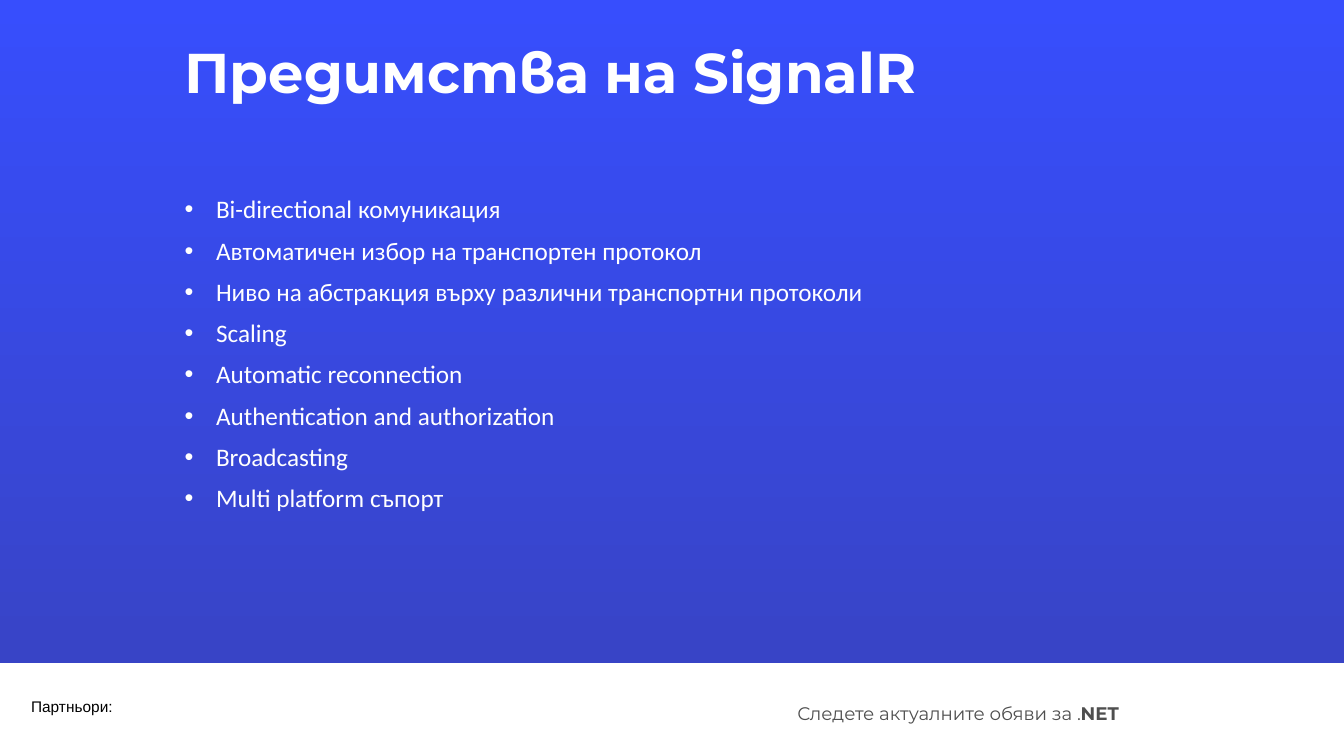
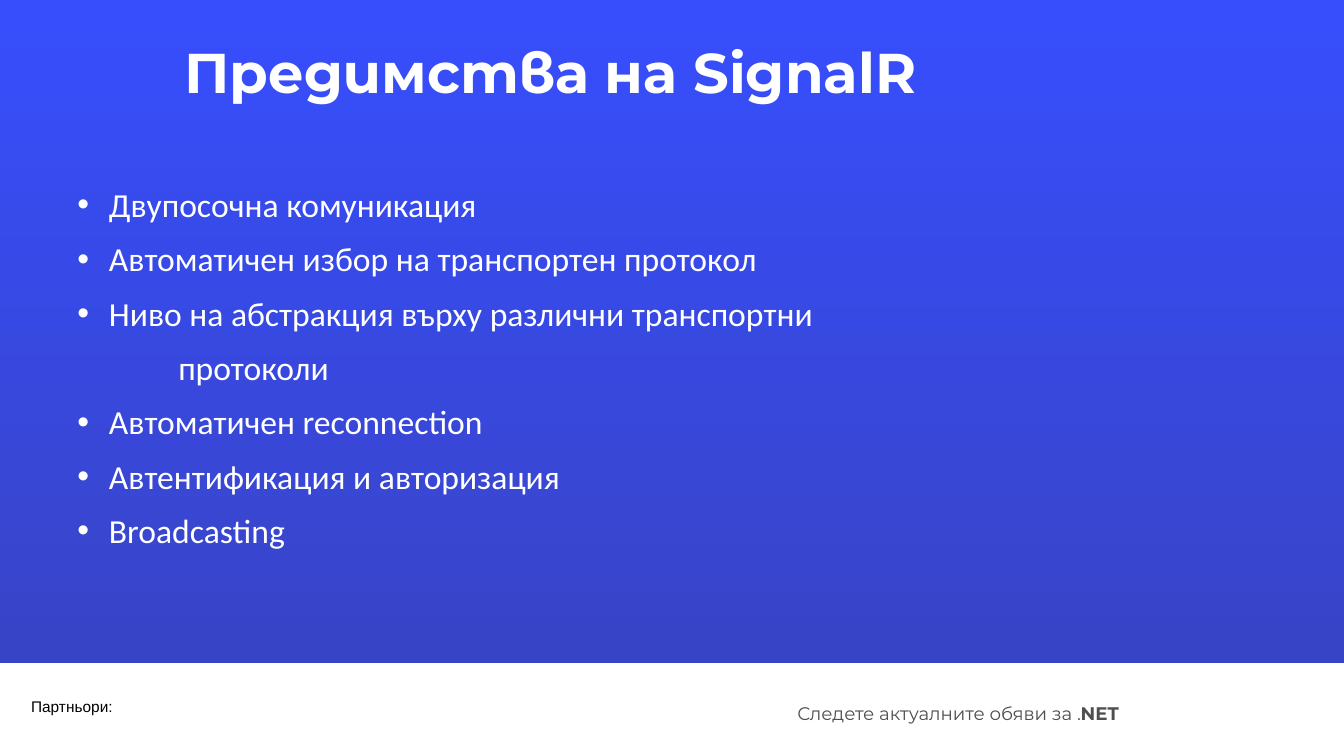
Before and after one commit to HristinaDAIS/SignalRDemo, a slide deck: slide 7 of SignalRPresentation/NET_May 2024.pptx (slide 6 before the commit). Drawn at 1344x756 pixels with LibreOffice and Linux fonts; fonts in the diff are those of the drawing; background and template pictures are left out. Boxes give left, top, right and bottom in pixels: in the first picture for what was removed or moved away, otherwise in the second. Text is boxed around its words. In the diff, an @@ line names an element or a change of style, - is before the commit and + after.

```diff
--- a/SignalRPresentation/NET_May 2024.pptx
+++ b/SignalRPresentation/NET_May 2024.pptx
@@ text "Двупосочна комуникация": place and size @@
-text "Двупосочна комуникация" at bbox=[216, 200, 862, 511]
+text "Двупосочна комуникация" at bbox=[109, 195, 813, 549]
@@ text at bbox=[109, 195, 476, 223]: text changed; size 18 to 24 pt @@
-• Bi-directional комуникация
+• Двупосочна комуникация
@@ text at bbox=[109, 248, 756, 549]: size 18 to 24 pt in "Автоматичен избор на транспортен протокол", "Broadcasting"; line spacing 0.9 to 1 @@
@@ text at bbox=[109, 303, 813, 495]: text changed; size 18 to 24 pt @@
-• Ниво на абстракция върху различни транспортни протоколи
-• Scaling
-• Automatic reconnection
-• Authentication and authorization
+• Ниво на абстракция върху различни транспортни
+протоколи
+• Автоматичен reconnection
+• Автентификация и авторизация
@@ text at bbox=[216, 489, 443, 511]: paragraph removed @@
-• Multi platform съпорт
```
Also in this commit, not shown: 6 other slides changed, 4 slides added, 2 slides removed.
